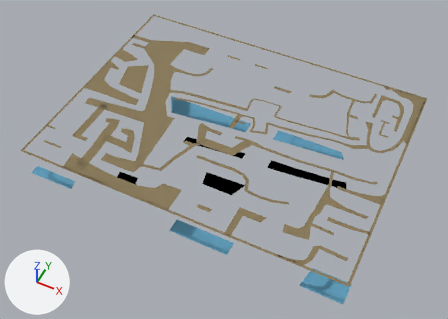
Two versions of the Blender file maps/poc.blend, one commit apart.
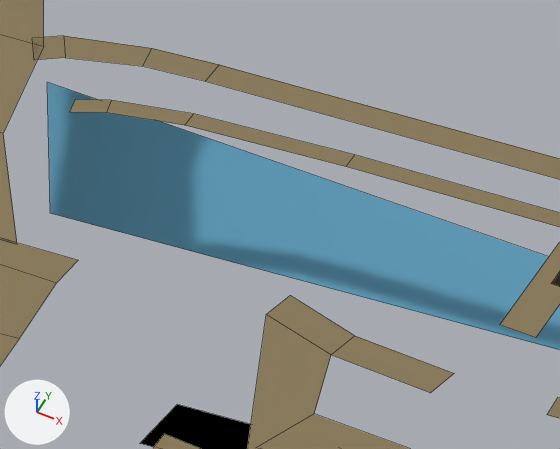
Old and new are each drawn whole from a 50 mm lens placed at (5.74, -12.03, 13.28), pointed at (-0.08, -0.39, -1.28) and again close up on the part from 37% to 53% of the width and 27% to 45% of the height. Arrows for +X, +Y and +Z are at lower left; the lights stay in place. The close-ups show mesh edges as thin lines.

Names of what the first close-up shows: 'ground', 'no-oxygen', 'water'.
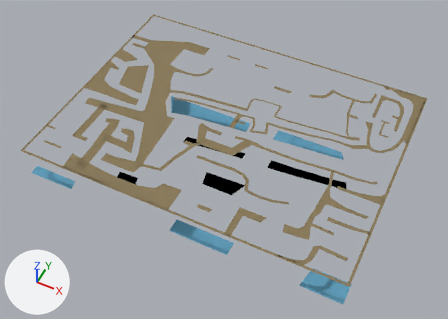
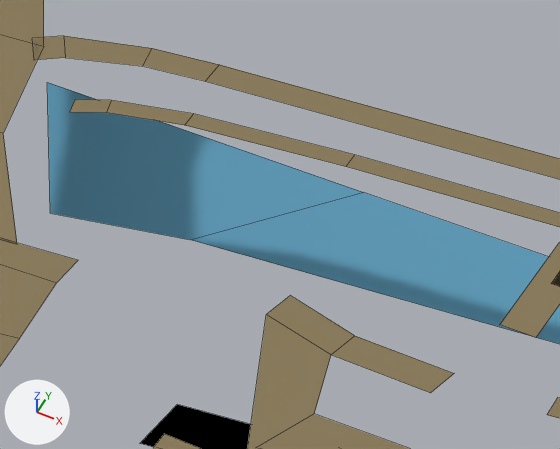
Where the change shows, as pixel boxes (x1, y1, x2, y2) in the close-ups (560 x 449 px):
'water', reshaped
    before: (47, 82, 560, 350)
    after: (47, 82, 560, 344)

The change, as a diff of the scene's bpy script:
```diff
--- a/maps/poc.blend.py
+++ b/maps/poc.blend.py
@@ me_water @@
 me_water.from_pydata(...)  # 20 vertices, 5 faces; spans x -4.94..4.97, y -3.69..1.3, z 0.0
 # used by ob_water; location = (0.0, 0.0, -1.0)
 # verts and faces of me_water; kept vertices keep their numbers, new ones are numbered from 20
 # before: 8 (0.12, 1.18, 0.0), 9 (0.12, 0.74, 0.0), 10 (-2.45, 0.48, 0.0) at pixel (50, 213), 11 (-2.87, 1.18, 0.0) at pixel (47, 82), 16 (1.04, 1.3, 0.0)
 # before: 17 (1.04, 0.85, 0.0), 18 (3.34, 1.01, 0.0), 19 (3.17, 1.3, 0.0)
+# me_water part 1
+delete_vertices([8, 9])  # with the faces that use them
+delete_faces([(16, 19, 18, 17)])
+verts[20] = (0.09, 1.18, 0.0)
+verts[21] = (0.14, 0.77, 0.0)
+verts[22] = (-1.85, 0.6, 0.0)  # pixel (190, 239)
+verts[23] = (-1.33, 1.18, 0.0)  # pixel (363, 192)
+verts[24] = (1.91, 1.3, 0.0)
+verts[25] = (1.98, 0.92, 0.0)
+faces += [(20, 23, 22, 21), (10, 22, 23, 11), (18, 25, 24, 19), (16, 24, 25, 17)]
 me_water.materials.append(mat_water)
```
